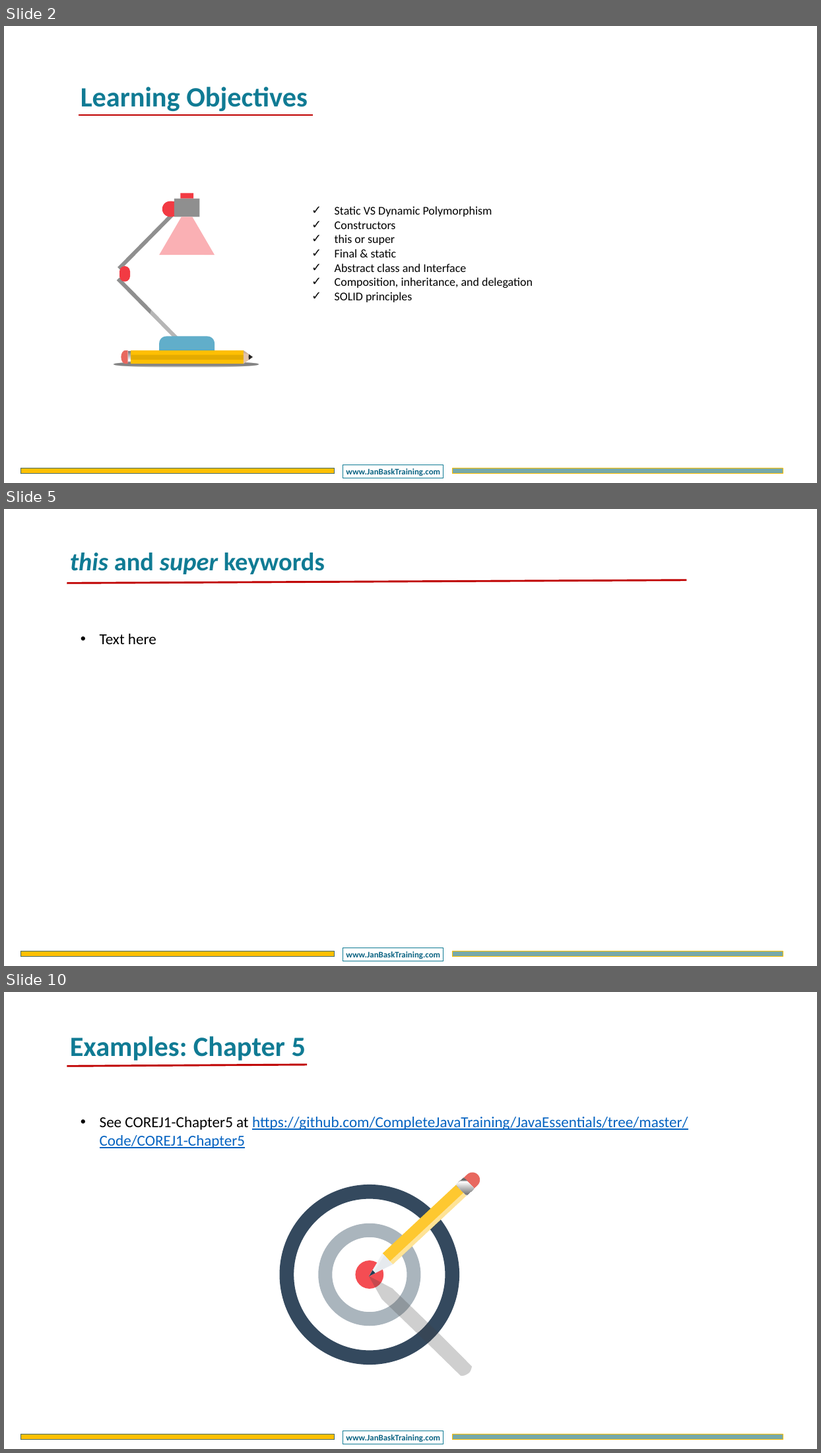
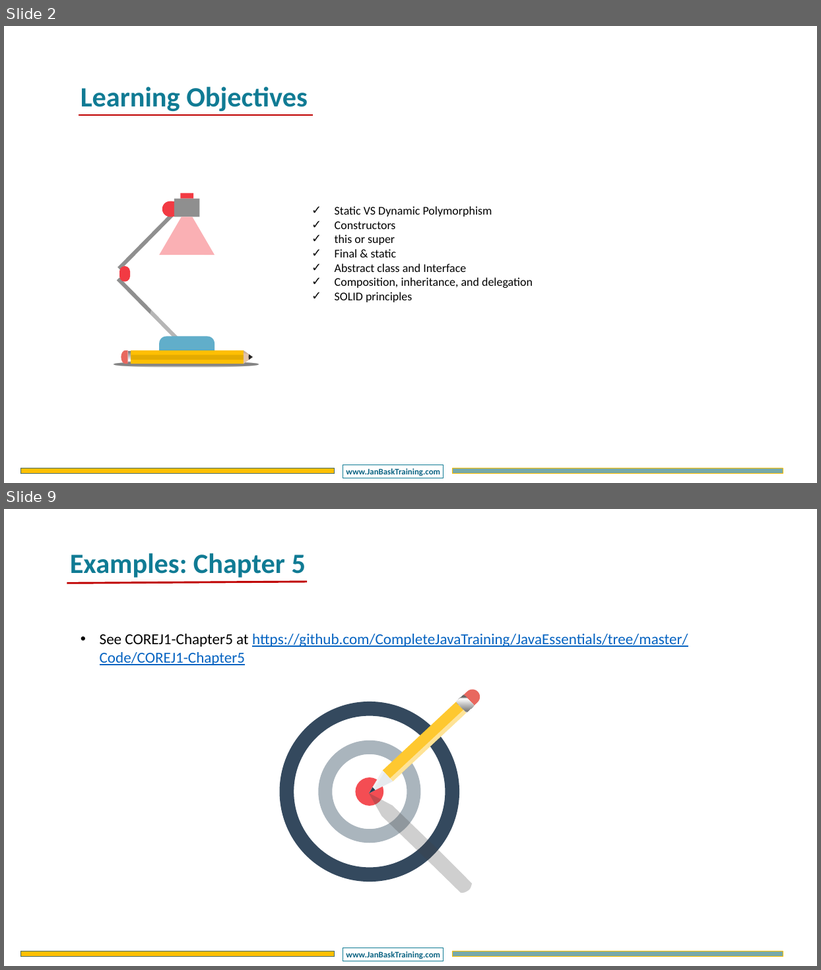
Before and after one commit to CompleteJavaTraining/JavaEssentials, a slide deck: slides/COREJ1/COREJ1 - Chapter5.pptx. Shown one above the other, each under a label of ours: slides 2, 5 and 10 before the commit, slides 2 and 9 after it; the slides between them are not shown. The pictures are 821x1453 and 821x970 pixels, drawn with LibreOffice and Linux fonts; fonts in the diff are those of the drawing; background and template pictures are left out. Boxes give left, top, right and bottom in pixels: in the first picture for what was removed or moved away, otherwise in the second. Text is boxed around its words. In the diff, an @@ line names an element or a change of style, - is before the commit and + after.

```diff
--- a/slides/COREJ1/COREJ1 - Chapter5.pptx
+++ b/slides/COREJ1/COREJ1 - Chapter5.pptx
@@ slide 5 removed at (4,509,817,966), background #FFFFFF; not listed: 3 template elements that a slide beside it also shows @@
@@ text removed at (70,553,325,574) @@
-this and super keywords
@@ line removed from (67, 583) to (686, 580) @@
@@ text removed at (100,634,156,644) @@
-• Text here
@@ what was slide 10 is now slide 9 @@
```
Also in this commit, not shown: 3 slides changed, 3 slides added, 3 other slides removed, 5 other files.
